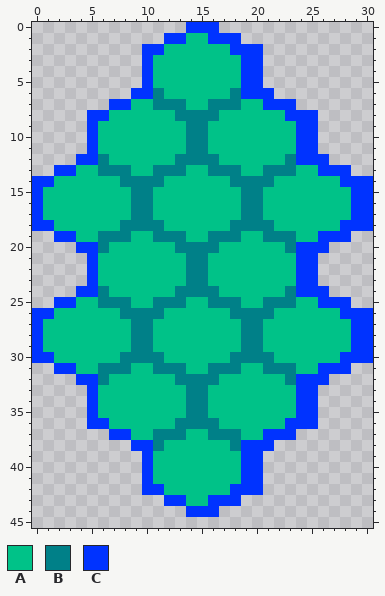
Pixel-art sprite, stored at NPCs/HM/SpacePaladin_Shield_F.png. Above, as it was before the edit.
The file is 62x92 pixels, drawn in blocks of 2x2; one block is one cell here.
Palette (. is transparent): A #00c288  B #008088  C #0033ff
Pixels before, first column x 0:
 0 ..............CCC..............
 1 ............CCAACCC............
 2 ..........CCAAAAAACCC..........
 3 ..........CAAAAAAAACC..........
 4 ..........CAAAAAAAACC..........
 5 ..........CAAAAAAAACC..........
 6 .........CCBAAAAAABCCC.........
 7 .......CCAABBBAABBBAACCC.......
 8 .....CCAAAAAABBBBAAAAAACCC.....
 9 .....CAAAAAAAABBAAAAAAAACC.....
10 .....CAAAAAAAABBAAAAAAAACC.....
11 .....CAAAAAAAABBAAAAAAAACC.....
12 ....CCBAAAAAABBBBAAAAAABCCC....
13 ..CCAABBBAABBBAABBBAABBBAACCC..
14 CCAAAAAABBBBAAAAAABBBBAAAAAACCC
15 CAAAAAAAABBAAAAAAAABBAAAAAAAACC
16 CAAAAAAAABBAAAAAAAABBAAAAAAAACC
17 CAAAAAAAABBAAAAAAAABBAAAAAAAACC
18 CCAAAAAABBBBAAAAAABBBBAAAAAACCC
19 ..CCAABBBAABBBAABBBAABBBAACCC..
20 ....CCBAAAAAABBBBAAAAAABCCC....
21 .....CAAAAAAAABBAAAAAAAACC.....
22 .....CAAAAAAAABBAAAAAAAACC.....
23 .....CAAAAAAAABBAAAAAAAACC.....
24 ....CCBAAAAAABBBBAAAAAABCCC....
25 ..CCAABBBAABBBAABBBAABBBAACCC..
26 CCAAAAAABBBBAAAAAABBBBAAAAAACCC
27 CAAAAAAAABBAAAAAAAABBAAAAAAAACC
28 CAAAAAAAABBAAAAAAAABBAAAAAAAACC
29 CAAAAAAAABBAAAAAAAABBAAAAAAAACC
30 CCAAAAAABBBBAAAAAABBBBAAAAAACCC
31 ..CCAABBBAABBBAABBBAABBBAACCC..
32 ....CCBAAAAAABBBBAAAAAABCCC....
33 .....CAAAAAAAABBAAAAAAAACC.....
34 .....CAAAAAAAABBAAAAAAAACC.....
35 .....CAAAAAAAABBAAAAAAAACC.....
36 .....CCAAAAAABBBBAAAAAACCC.....
37 .......CCAABBBAABBBAACCC.......
38 .........CCBAAAAAABCCC.........
39 ..........CAAAAAAAACC..........
40 ..........CAAAAAAAACC..........
41 ..........CAAAAAAAACC..........
42 ..........CCAAAAAACCC..........
43 ............CCAACCC............
44 ..............CCC..............
And afterwards:
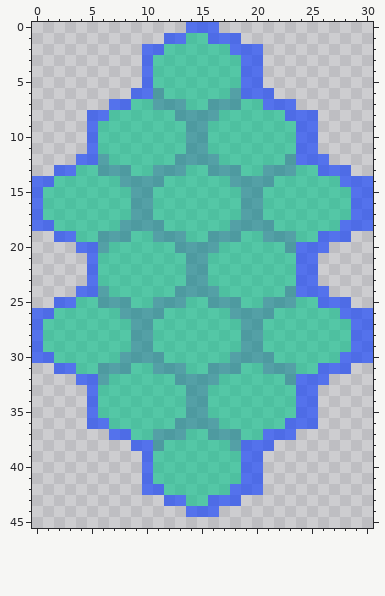
Commit: space paladin wit no attack1!
The edit:
colour A: #00c288 -> #00c28896
colour B: #008088 -> #00808896
colour C: #0033ff -> #0033ff96
